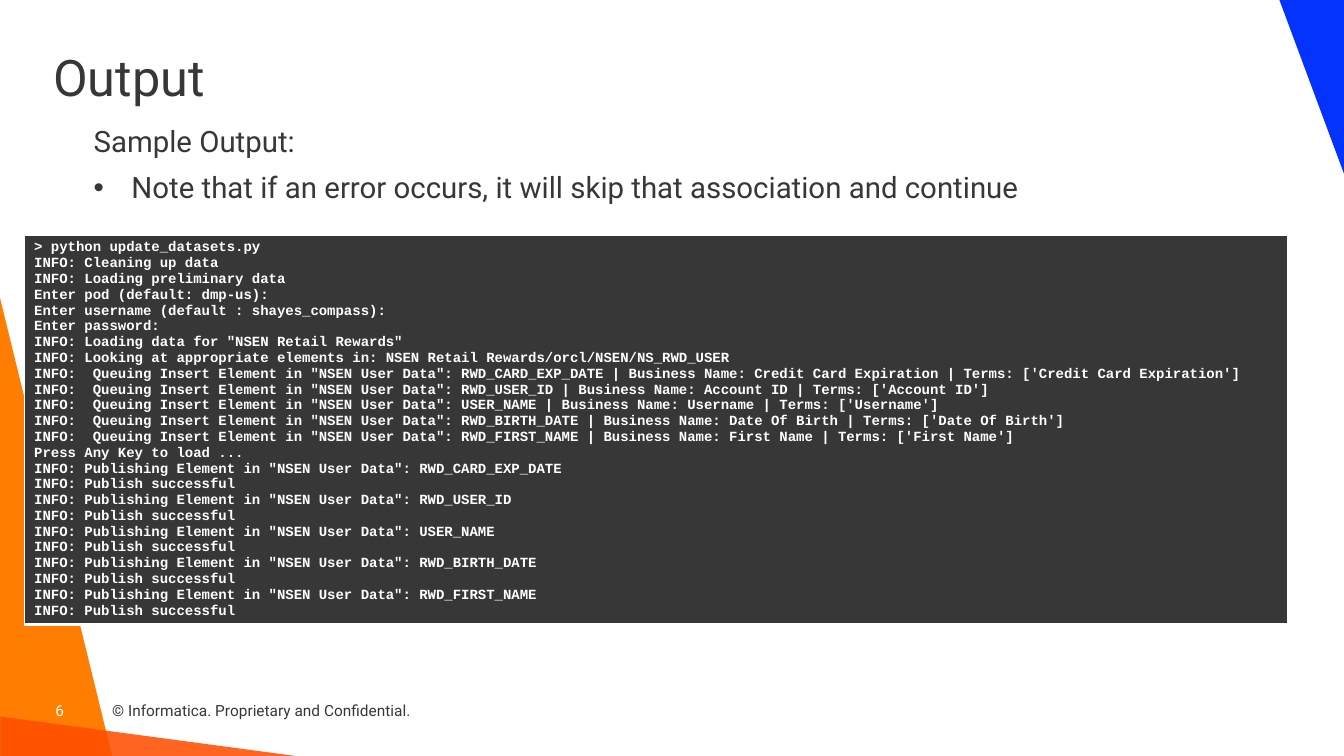
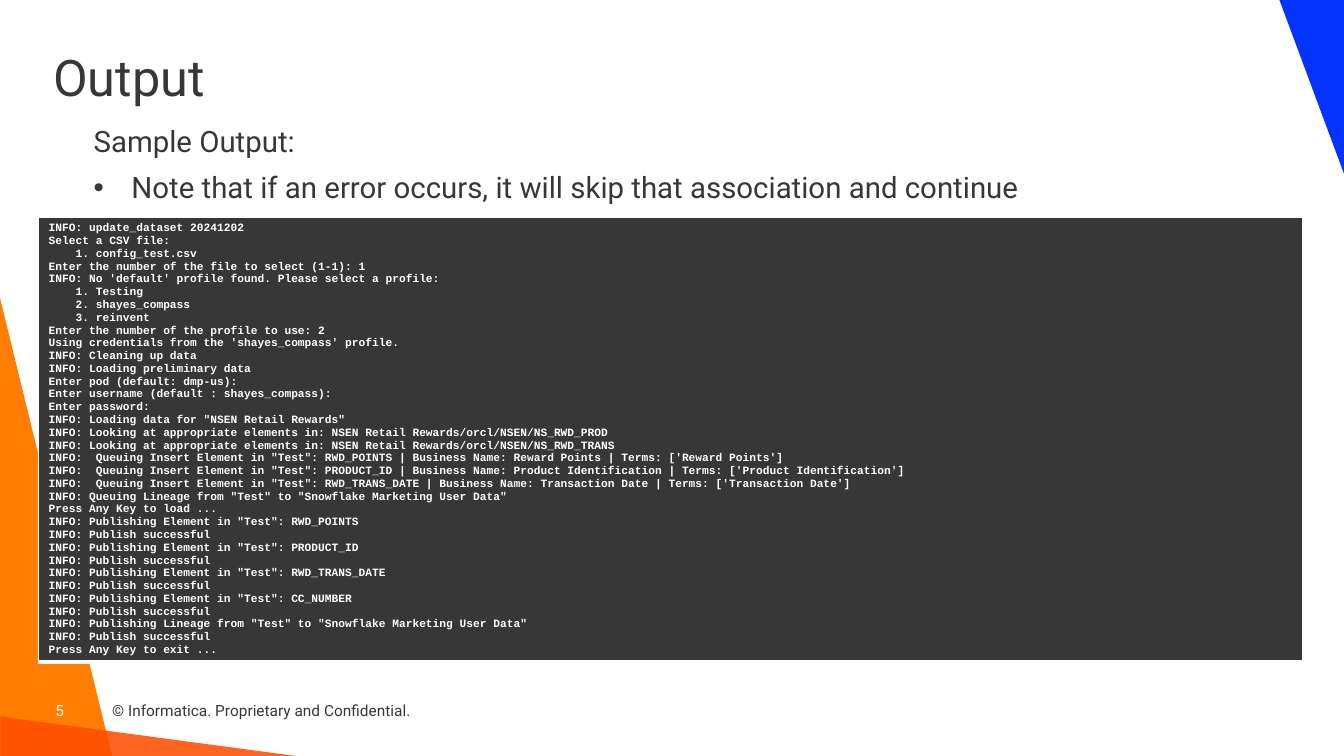
Before and after one commit to haystraw/Dataset_Element_Automation, a slide deck: slide 5 of Dataset Element Automation.pptx (slide 6 before the commit). Drawn at 1344x756 pixels with LibreOffice and Linux fonts; fonts in the diff are those of the drawing; background and template pictures are left out. Boxes give left, top, right and bottom in pixels: in the first picture for what was removed or moved away, otherwise in the second. Text is boxed around its words. In the diff, an @@ line names an element or a change of style, - is before the commit and + after.

Commit message:
Version 20241202 Updated so script will prompt for config file, and will use profiles in ~/.informatica_cdgc/credentials Also optimized for use with pyinstaller for Windows

```diff
--- a/Dataset Element Automation.pptx
+++ b/Dataset Element Automation.pptx
@@ table at box(38, 218, 1302, 685) @@
@@ row 1, column 1: "> python update_datasets.py / INFO: Cleaning up data / INFO: Loading preliminary data / Enter pod (default: dmp-us): / Enter username (default : shayes_compass): / Enter password: / INFO: Loading data for "NSEN Retail Rewards" / INFO: Looking at appropriate elements in: NSEN Retail Rewards/orcl/NSEN/NS_RWD_USER / INFO: Queuing Insert Element in "NSEN User Data": RWD_CARD_EXP_DATE | Business Name: Credit Card Expiration | Terms: ['Credit Card Expiration'] / INFO: Queuing Insert Element in "NSEN User Data": RWD_USER_ID | Business Name: Account ID | Terms: ['Account ID'] / INFO: Queuing Insert Element in "NSEN User Data": USER_NAME | Business Name: Username | Terms: ['Username'] / INFO: Queuing Insert Element in "NSEN User Data": RWD_BIRTH_DATE | Business Name: Date Of Birth | Terms: ['Date Of Birth'] / INFO: Queuing Insert Element in "NSEN User Data": RWD_FIRST_NAME | Business Name: First Name | Terms: ['First Name'] / Press Any Key to load ... / INFO: Publishing Element in "NSEN User Data": RWD_CARD_EXP_DATE / INFO: Publish successful / INFO: Publishing Element in "NSEN User Data": RWD_USER_ID / INFO: Publish successful / INFO: Publishing Element in "NSEN User Data": USER_NAME / INFO: Publish successful / INFO: Publishing Element in "NSEN User Data": RWD_BIRTH_DATE / INFO: Publish successful / INFO: Publishing Element in "NSEN User Data": RWD_FIRST_NAME / INFO: Publish successful" to "INFO: update_dataset 20241202 / Select a CSV file: / 1. config_test.csv / Enter the number of the file to select (1-1): 1 / INFO: No 'default' profile found. Please select a profile: / 1. Testing / 2. shayes_compass / 3. reinvent / Enter the number of the profile to use: 2 / Using credentials from the 'shayes_compass' profile. / INFO: Cleaning up data / INFO: Loading preliminary data / Enter pod (default: dmp-us): / Enter username (default : shayes_compass): / Enter password: / INFO: Loading data for "NSEN Retail Rewards" / INFO: Looking at appropriate elements in: NSEN Retail Rewards/orcl/NSEN/NS_RWD_PROD / INFO: Looking at appropriate elements in: NSEN Retail Rewards/orcl/NSEN/NS_RWD_TRANS / INFO: Queuing Insert Element in "Test": RWD_POINTS | Business Name: Reward Points | Terms: ['Reward Points'] / INFO: Queuing Insert Element in "Test": PRODUCT_ID | Business Name: Product Identification | Terms: ['Product Identification'] / INFO: Queuing Insert Element in "Test": RWD_TRANS_DATE | Business Name: Transaction Date | Terms: ['Transaction Date'] / INFO: Queuing Lineage from "Test" to "Snowflake Marketing User Data" / Press Any Key to load ... / INFO: Publishing Element in "Test": RWD_POINTS / INFO: Publish successful / INFO: Publishing Element in "Test": PRODUCT_ID / INFO: Publish successful / INFO: Publishing Element in "Test": RWD_TRANS_DATE / INFO: Publish successful / INFO: Publishing Element in "Test": CC_NUMBER / INFO: Publish successful / INFO: Publishing Lineage from "Test" to "Snowflake Marketing User Data" / INFO: Publish successful / Press Any Key to exit ..." @@
@@ table: place and size @@
-table at box(24, 235, 1288, 648)
+table at box(38, 218, 1302, 685)
@@ page number at box(55, 705, 64, 716): text changed @@
-6
+5
```
Also in this commit, not shown: 2 other slides changed, 1 slide removed, 1 other file.
